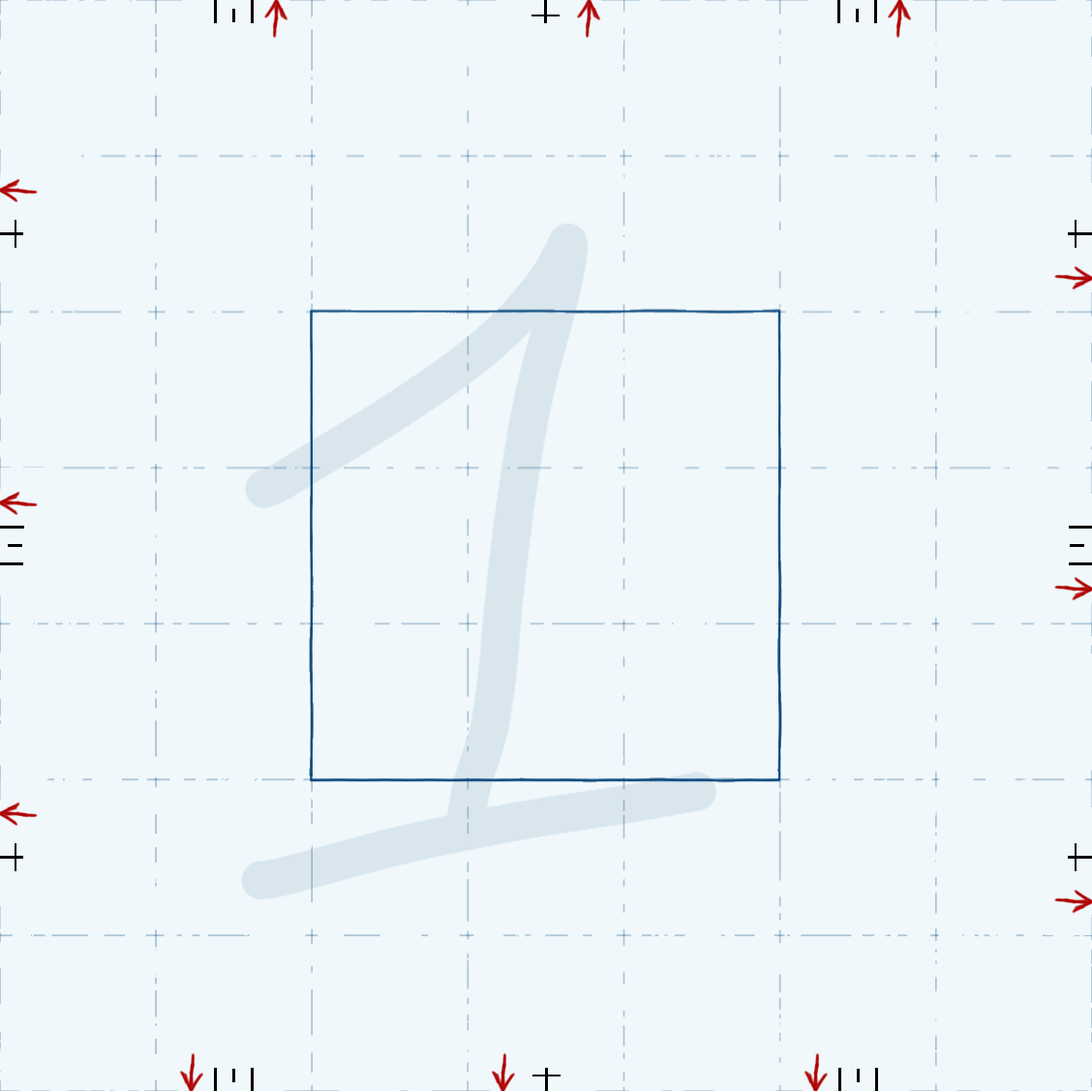
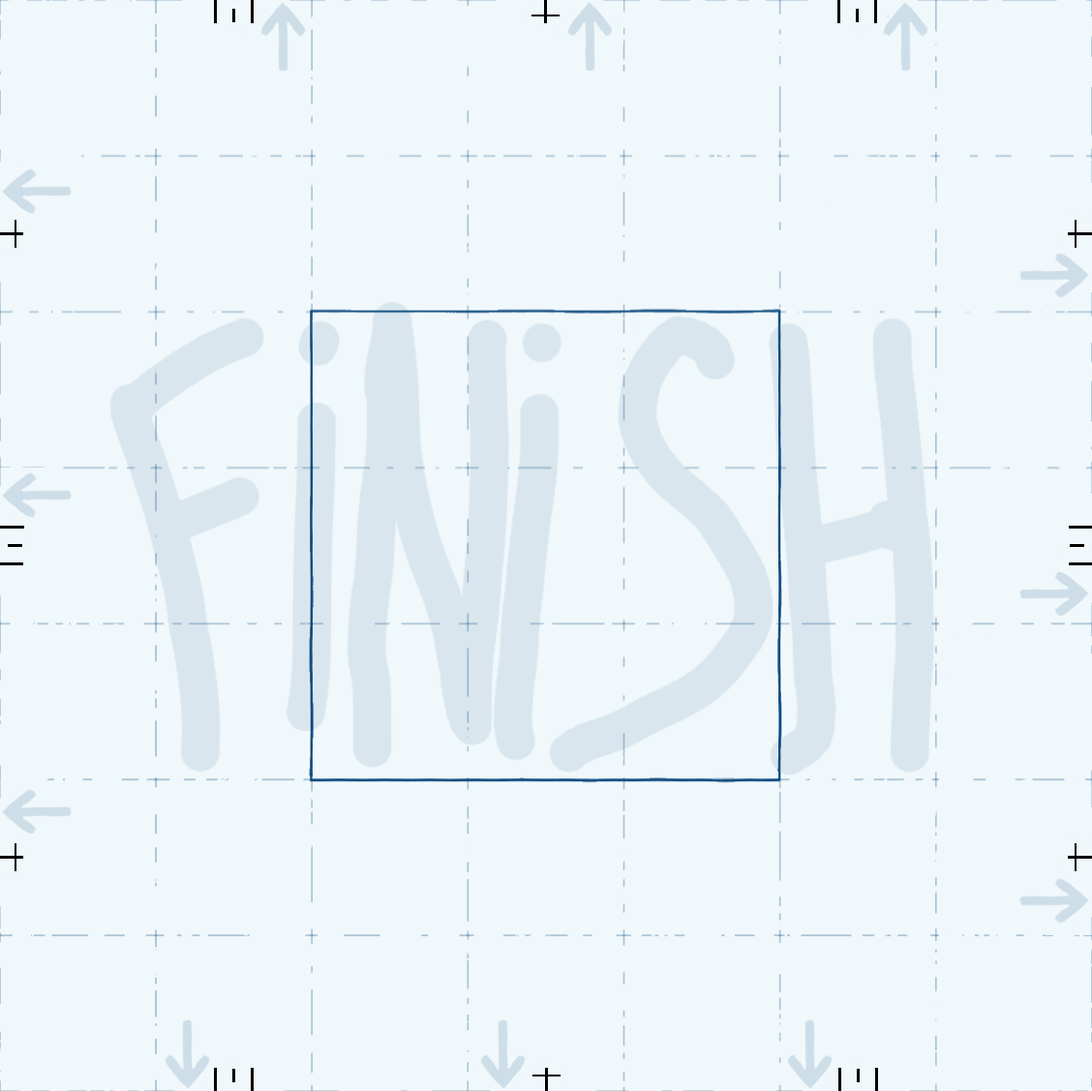
Before/after of a 1092x1091 layered artwork. What changed in the layer stack:
showed "Слой 8" over [109, 300, 936, 777]
hid "Слой 1" over [240, 222, 719, 901]
added layer "exits" (15%) above "Фон" over [0, 0, 1092, 1091]
added layer "Фон" (1st of 2) above "Фон" over [0, 0, 1092, 1091]
hid "Фон" (2nd of 2) over [0, 0, 1092, 1091]
